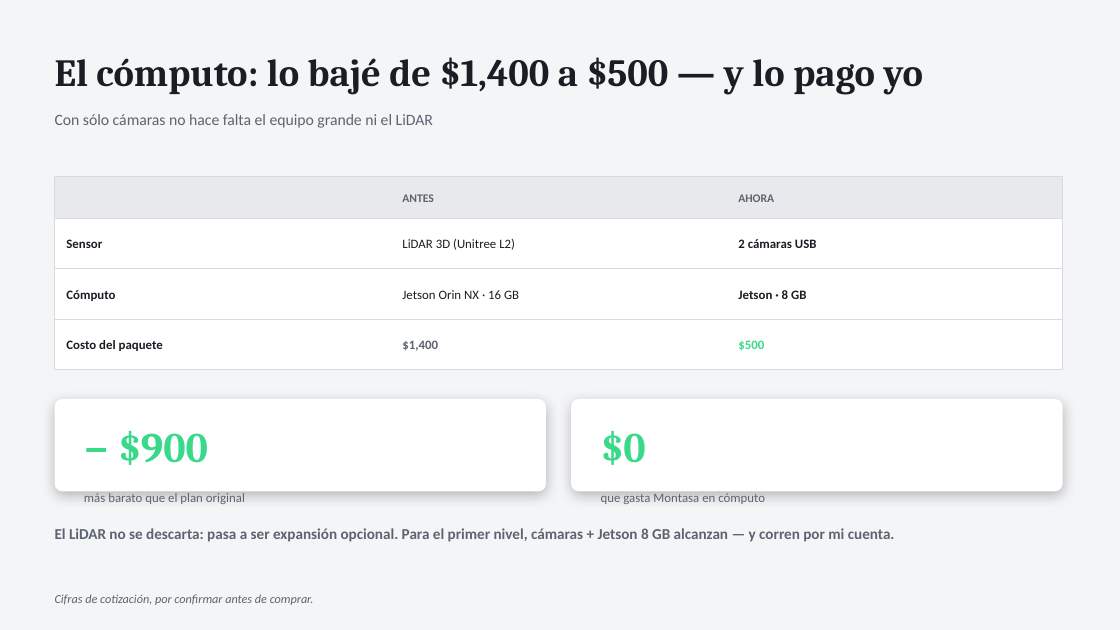
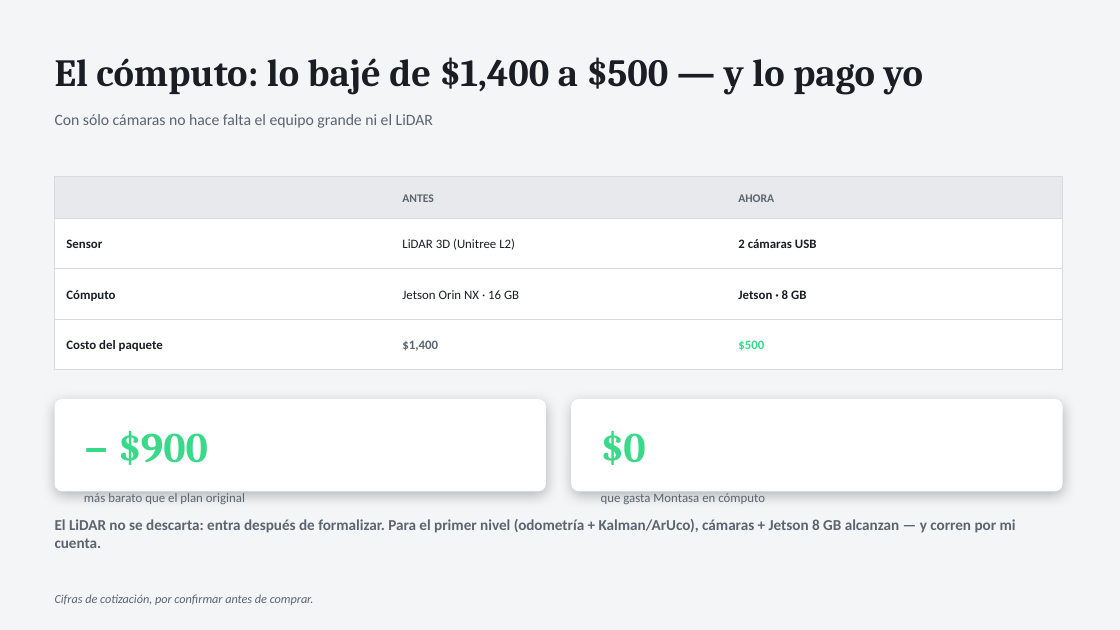
Before and after one commit to Rodzilla-TheCreator/tata, a slide deck: slide 11 of presentaciones/TaTa_Estado_y_Pedido_Omar.pptx (slide 10 before the commit). Drawn at 1120x630 pixels with LibreOffice and Linux fonts; fonts in the diff are those of the drawing. Boxes give left, top, right and bottom in pixels: in the first picture for what was removed or moved away, otherwise in the second. Text is boxed around its words. In the diff, an @@ line names an element or a change of style, - is before the commit and + after.

```diff
--- a/presentaciones/TaTa_Estado_y_Pedido_Omar.pptx
+++ b/presentaciones/TaTa_Estado_y_Pedido_Omar.pptx
@@ text at [55, 519, 1016, 548]: text changed @@
-El LiDAR no se descarta: pasa a ser expansión opcional. Para el primer nivel, cámaras + Jetson 8 GB alcanzan — y corren por mi cuenta.
+El LiDAR no se descarta: entra después de formalizar. Para el primer nivel (odometría + Kalman/ArUco), cámaras + Jetson 8 GB alcanzan — y corren por mi cuenta.
```
Also in this commit, not shown: 1 slide added, 3 other files.
